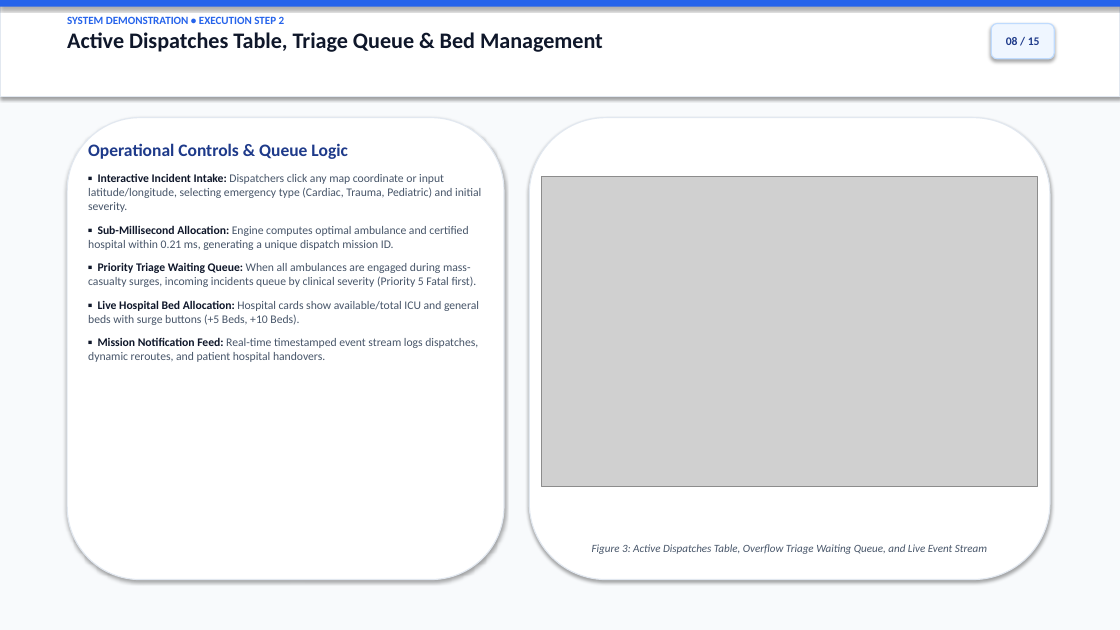
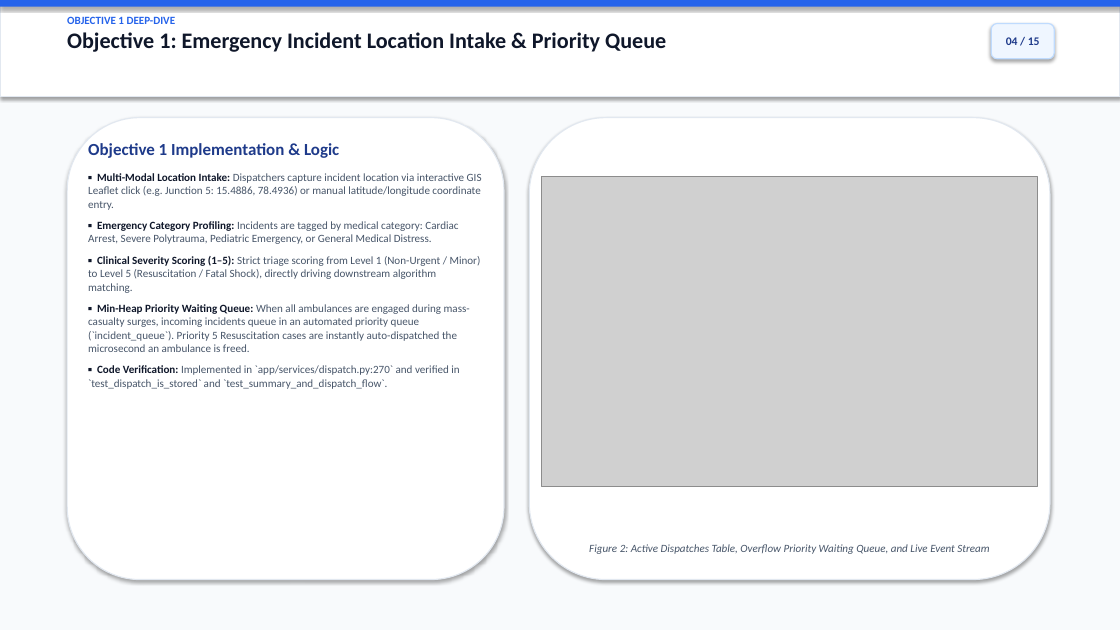
Before and after one commit to Irfans8896/ambulance-dispatch-optimizer, a slide deck: slide 4 of Ambulance_Dispatch_Route_Optimizer_Presentation.pptx (slide 8 before the commit). Drawn at 1120x630 pixels with LibreOffice and Linux fonts; fonts in the diff are those of the drawing; grey boxes stand for pictures. Boxes give left, top, right and bottom in pixels: in the first picture for what was removed or moved away, otherwise in the second. Text is boxed around its words. In the diff, an @@ line names an element or a change of style, - is before the commit and + after.

Commit message:
docs: restructure 15-slide presentation to focus directly on 8 core project objectives

```diff
--- a/Ambulance_Dispatch_Route_Optimizer_Presentation.pptx
+++ b/Ambulance_Dispatch_Route_Optimizer_Presentation.pptx
@@ text at box(67, 16, 666, 52): text changed @@
-SYSTEM DEMONSTRATION • EXECUTION STEP 2
-Active Dispatches Table, Triage Queue & Bed Management
+OBJECTIVE 1 DEEP-DIVE
+Objective 1: Emergency Incident Location Intake & Priority Queue
@@ text in rounded rectangle at box(1006, 37, 1040, 45): text changed @@
-08 / 15
+04 / 15
@@ text at box(88, 143, 482, 389): text changed; size 10 to 9.5 pt @@
-Operational Controls & Queue Logic
-▪ Interactive Incident Intake: Dispatchers click any map coordinate or input latitude/longitude, selecting emergency type (Cardiac, Trauma, Pediatric) and initial severity.
-▪ Sub-Millisecond Allocation: Engine computes optimal ambulance and certified hospital within 0.21 ms, generating a unique dispatch mission ID.
-▪ Priority Triage Waiting Queue: When all ambulances are engaged during mass-casualty surges, incoming incidents queue by clinical severity (Priority 5 Fatal first).
-▪ Live Hospital Bed Allocation: Hospital cards show available/total ICU and general beds with surge buttons (+5 Beds, +10 Beds).
-▪ Mission Notification Feed: Real-time timestamped event stream logs dispatches, dynamic reroutes, and patient hospital handovers.
+Objective 1 Implementation & Logic
+▪ Multi-Modal Location Intake: Dispatchers capture incident location via interactive GIS Leaflet click (e.g. Junction 5: 15.4886, 78.4936) or manual latitude/longitude coordinate entry.
+▪ Emergency Category Profiling: Incidents are tagged by medical category: Cardiac Arrest, Severe Polytrauma, Pediatric Emergency, or General Medical Distress.
+▪ Clinical Severity Scoring (1–5): Strict triage scoring from Level 1 (Non-Urgent / Minor) to Level 5 (Resuscitation / Fatal Shock), directly driving downstream algorithm matching.
+▪ Min-Heap Priority Waiting Queue: When all ambulances are engaged during mass-casualty surges, incoming incidents queue in an automated priority queue (`incident_queue`). Priority 5 Resuscitation cases are instantly auto-dispatched the microsecond an ambulance is freed.
+▪ Code Verification: Implemented in `app/services/dispatch.py:270` and verified in `test_dispatch_is_stored` and `test_summary_and_dispatch_flow`.
@@ text at box(589, 544, 989, 554): text changed @@
-Figure 3: Active Dispatches Table, Overflow Triage Waiting Queue, and Live Event Stream
+Figure 2: Active Dispatches Table, Overflow Priority Waiting Queue, and Live Event Stream
```
Also in this commit, not shown: 8 other slides changed, 6 slides added, 6 slides removed, 2 other files.
